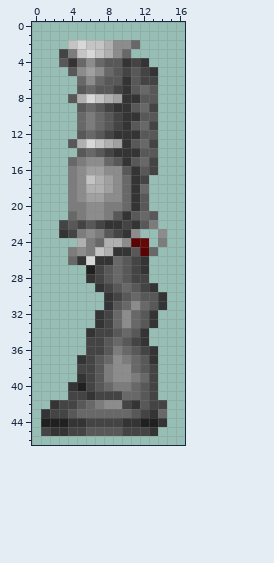
A pixel-art sprite gets an edit: Resources/AwesomeGuns/Weapons/GRENADE_LAUNCHER/Bigob.gif. The first picture shows the starting point.
The file is 32x48 pixels. Shown: x 0..16, y 0..46. The old version is drawn lined up with the new one.
The result:
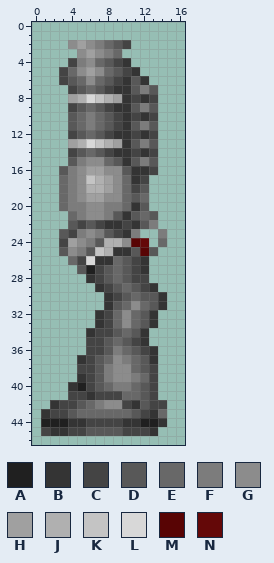
Palette (. is transparent): A #202020  B #343434  C #444444  D #585858  E #686868  F #7c7c7c  G #8c8c8c  H #a0a0a0  J #b0b0b0  K #c4c4c4  L #d8d8d8  M #580404  N #640808
Commit: Image of GRENADE LAUNCHER has been improved
From old to new:
{"change": "whole drawing moved by +1,+0 (the old picture is shown already moved)"}
{"y":2,"x":4,"old":"KLKKJGGE","new":"GHGFEDC."}
{"y":3,"x":3,"old":"CFKLKJGE","new":"..GHGFE."}
{"y":4,"x":3,"old":"DBE","new":".CF"}
{"y":4,"x":9,"old":"D","new":"C"}
{"y":4,"x":11,"old":"CB","new":".."}
{"y":5,"x":3,"old":".D","new":"CE"}
{"y":5,"x":11,"old":"DCB","new":"B.."}
{"y":6,"x":3,"old":"..","new":"CD"}
{"y":6,"x":9,"old":"D","new":"C"}
{"y":6,"x":12,"old":"CC","new":"B."}
{"y":7,"x":4,"old":".","new":"C"}
{"y":7,"x":8,"old":"DC","new":"CB"}
{"y":7,"x":12,"old":"E","new":"F"}
{"y":8,"x":4,"old":"D","new":"H"}
{"y":8,"x":11,"old":"BDD","new":"CBC"}
{"y":9,"x":4,"old":".","new":"C"}
{"y":9,"x":12,"old":"EC","new":"FD"}
{"y":10,"x":4,"old":".","new":"D"}
{"y":10,"x":11,"old":"BDD","new":"CBC"}
{"y":11,"x":4,"old":".","new":"D"}
{"y":11,"x":12,"old":"EC","new":"FD"}
{"y":12,"x":4,"old":".","new":"C"}
{"y":12,"x":11,"old":"BDD","new":"CBC"}
{"y":13,"x":4,"old":"D","new":"H"}
{"y":13,"x":12,"old":"EC","new":"FD"}
{"y":14,"x":4,"old":".","new":"C"}
{"y":14,"x":11,"old":"BDD","new":"CBC"}
{"y":15,"x":4,"old":"E","new":"D"}
{"y":15,"x":12,"old":"EC","new":"FD"}
{"y":16,"x":3,"old":".","new":"D"}
{"y":16,"x":12,"old":"D","new":"B"}
{"y":17,"x":3,"old":".","new":"E"}
{"y":18,"x":3,"old":".","new":"E"}
{"y":18,"x":11,"old":"BE","new":"CD"}
{"y":19,"x":3,"old":".","new":"E"}
{"y":19,"x":11,"old":"BD","new":"DE"}
{"y":20,"x":3,"old":".","new":"E"}
{"y":22,"x":3,"old":"C","new":"."}
{"y":23,"x":3,"old":"B","new":"D"}
{"y":23,"x":11,"old":"G","new":"F"}
{"y":23,"x":14,"old":"G","new":"F"}
{"y":24,"x":3,"old":"..J","new":"CHG"}
{"y":24,"x":7,"old":"E","new":"D"}
{"y":24,"x":14,"old":"F","new":"E"}
{"y":25,"x":3,"old":".FGF","new":"DGFD"}
{"y":25,"x":13,"old":"E","new":"D"}
{"y":26,"x":5,"old":"B","new":"C"}
{"y":27,"x":5,"old":".","new":"D"}
{"label":"changed","picture_box":[59,40,167,274]}
